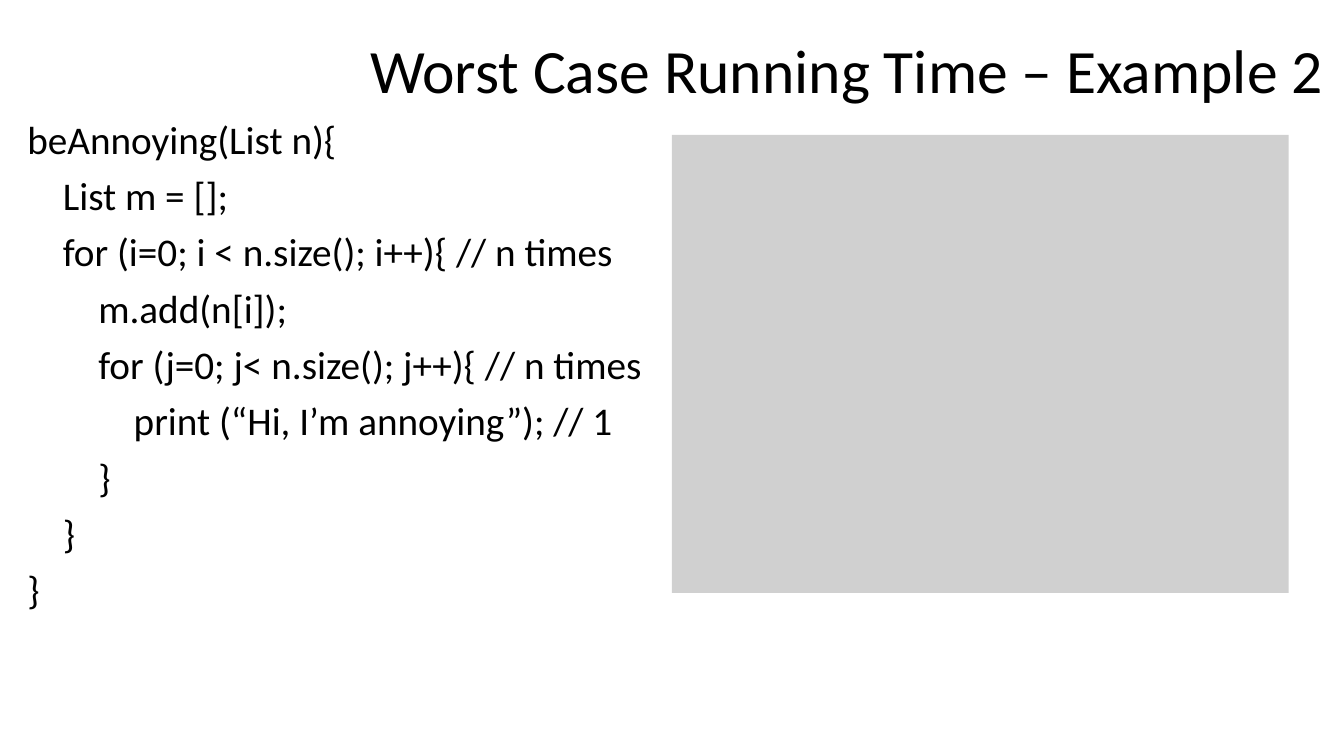
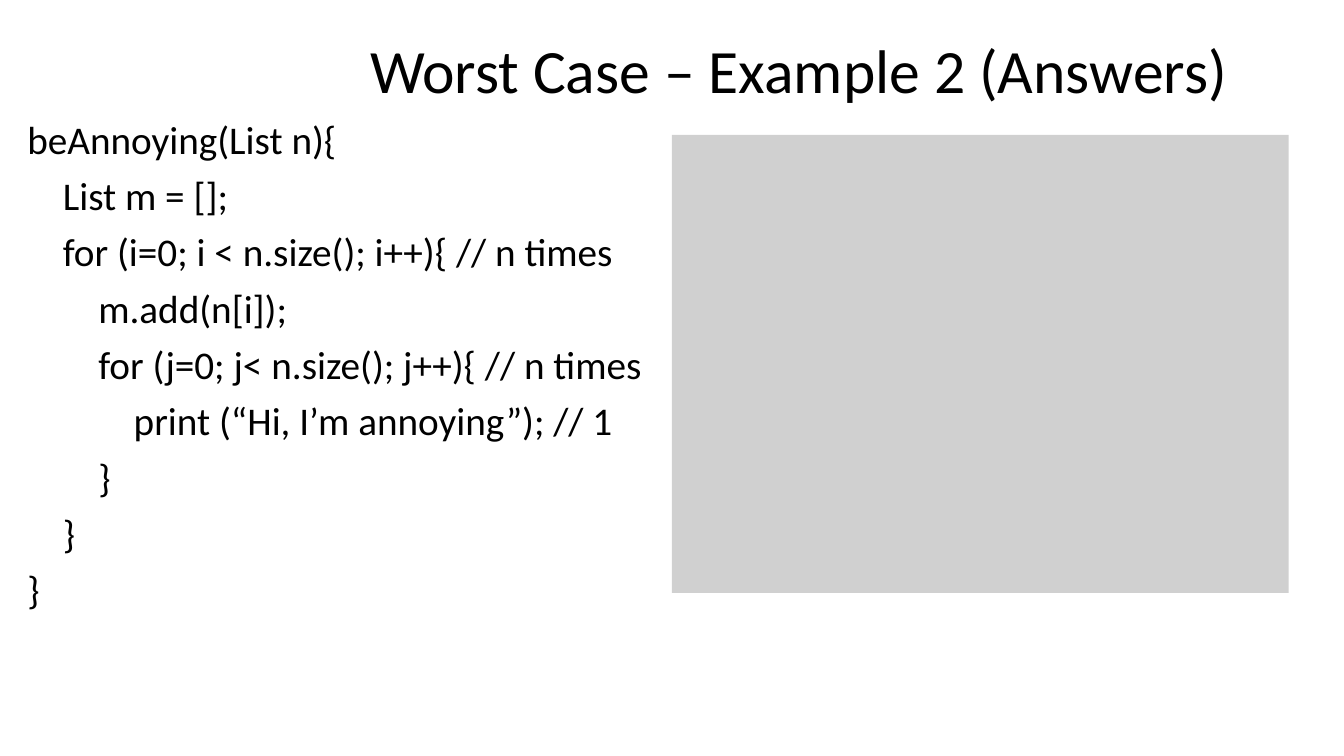
Before and after one commit to natebrunelle/cse332, a slide deck: slide 9 of markdown/files/slides/lecture3_analysis2.pptx. Drawn at 1344x756 pixels with LibreOffice and Linux fonts; fonts in the diff are those of the drawing; grey boxes stand for pictures. Boxes give left, top, right and bottom in pixels: in the first picture for what was removed or moved away, otherwise in the second. Text is boxed around its words. In the diff, an @@ line names an element or a change of style, - is before the commit and + after.

```diff
--- a/markdown/files/slides/lecture3_analysis2.pptx
+++ b/markdown/files/slides/lecture3_analysis2.pptx
@@ title at (370,48,1227,103): text changed @@
-Worst Case Running Time – Example 2
+Worst Case – Example 2 (Answers)
```
Also in this commit, not shown: 14 other slides changed, 5 slides added, 2 slides removed, 8 other files.
